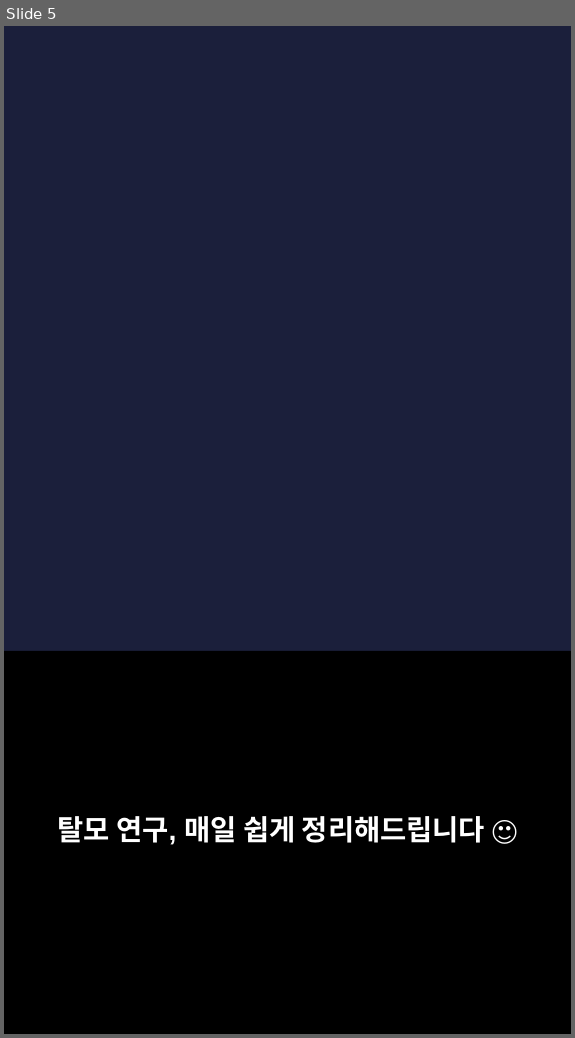
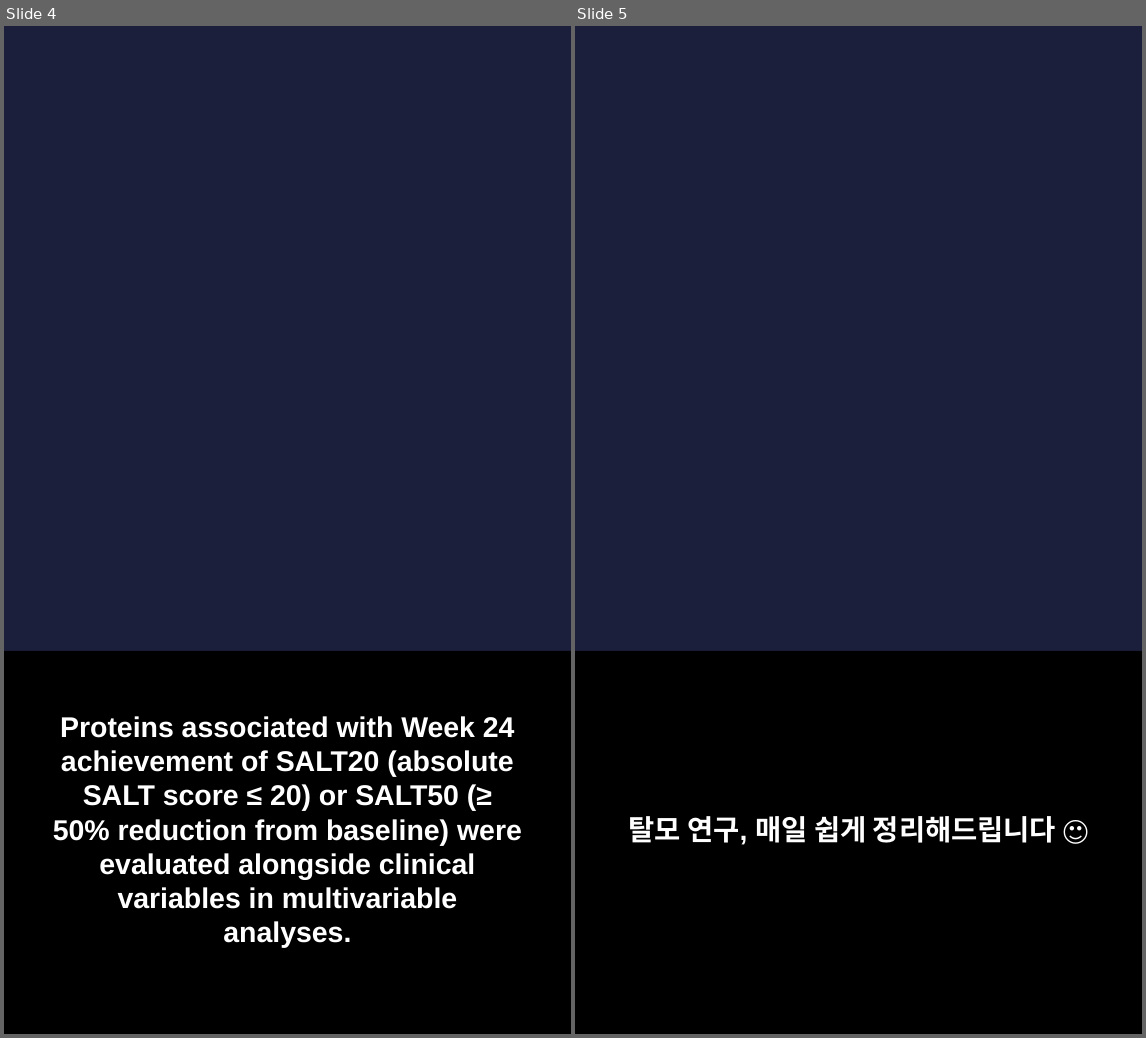
Before and after one commit to hyokang2010-BJ-ANTH/product-builder-test, a slide deck: pwa/data/latest/slides.pptx. Shown side by side, each under a label of ours: slide 5 before the commit, slides 4 and 5 after it. The pictures are 575x1038 and 1146x1038 pixels, drawn with LibreOffice and Linux fonts; fonts in the diff are those of the drawing; background and template pictures are left out. Boxes give left, top, right and bottom in pixels: in the first picture for what was removed or moved away, otherwise in the second. Text is boxed around its words. In the diff, an @@ line names an element or a change of style, - is before the commit and + after.

```diff
--- a/pwa/data/latest/slides.pptx
+++ b/pwa/data/latest/slides.pptx
@@ slide 4 added at (4,26,571,1034), background picture (left out) @@
@@ rectangle added at (4,651,571,1033), fill #000000 @@
@@ text added at (53,716,522,948), 22 pt, text #FFFFFF, bold @@
+Proteins associated with Week 24 achievement of SALT20 (absolute SALT score ≤ 20) or SALT50 (≥ 50% reduction from baseline) were evaluated alongside clinical variables in multivariable analyses.
```
Also in this commit, not shown: 2 slides changed, 4 other slides added, 4 slides removed, 26 other files.
